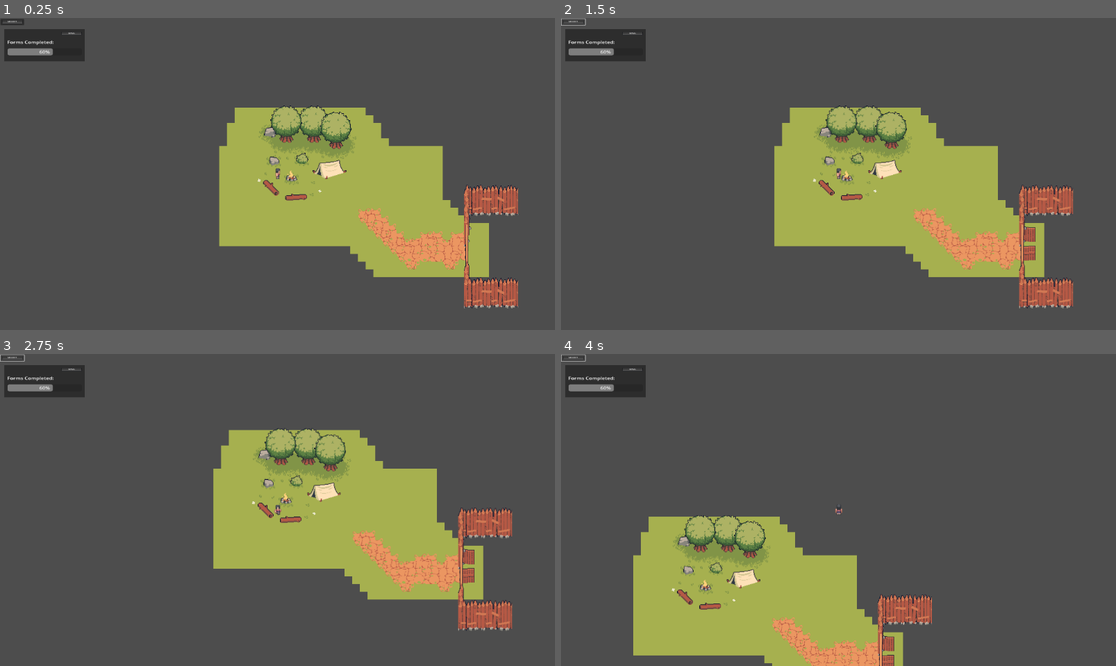
Above: before the commit, frames 1-4 (two rows, left to right).
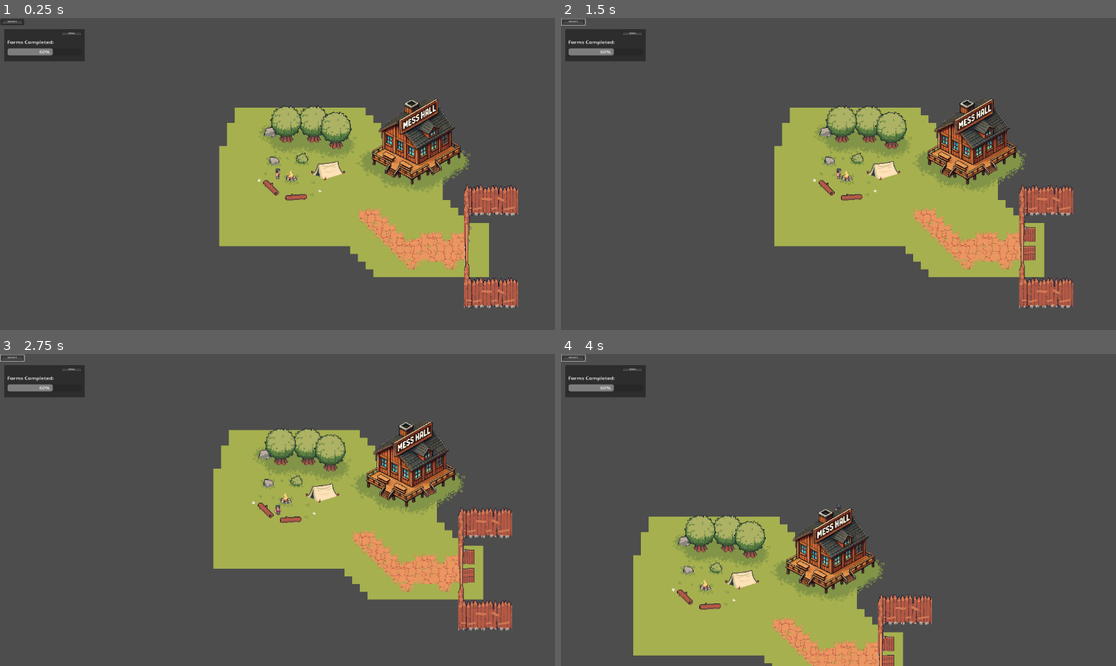
Above: after the commit, the same moments.

Repository: NathanReginato/StaffGame
Game: Godot game, scene res://Sandbox.tscn
Two runs of this game, one before a commit and one after it. Both use one fixed random seed, a clock stepped at 60 frames per second and the inputs below.
Inputs (mouse positions are in pixels of both pictures, inside the frame that each line leads up to):
- Up to frame 1 (0.25 s): no input
- Up to frame 2 (1.5 s): click (572, 21) at 0.52 s; tap Enter at 1.25 s; hold Right (move_right) from 1.28 s (still down)
- Up to frame 3 (2.75 s): tap Space at 2 s; release Right (move_right) at 2.03 s; hold Down (move_down) from 2.03 s (still down)
- Up to frame 4 (4 s): tap Enter at 2.75 s; release Down (move_down) at 2.78 s; hold Right (move_right) 2.78-3.53 s; hold Up (move_up) from 3.53 s (still down)

The runs differ from the first frame. In frame 1, 3.2% of the frame differs, in the area x 56-85%, y 25-56%; in frame 2, 3.2%; in frame 3, 3.2%, in the area x 55-84%, y 21-52%; in frame 4, 3.2%.

Commit message:
add messhall

Diff:
--- a/Sandbox/Sandbox.tscn
+++ b/Sandbox/Sandbox.tscn
@@ -8,6 +8,7 @@
 [ext_resource type="Texture2D" uid="uid://4plsjkxenc5j" path="res://Village Tileset/1.1 Tiles/Tileset2.png" id="20_6hawp"]
 [ext_resource type="Script" path="res://Gate.gd" id="20_8bf70"]
 [ext_resource type="Texture2D" uid="uid://dliy1elthu5r" path="res://Village Tileset/3 Animated Objects/DoubleDoor2.png" id="20_alu50"]
+[ext_resource type="Texture2D" uid="uid://dyrkmnfa8bcl" path="res://One Off Assets/resultmesshall.png" id="26_5qslv"]
 [ext_resource type="Texture2D" uid="uid://deac834vtbre1" path="res://Field Tileset/1 Tiles/FieldsTileset.png" id="65_4sg5m"]
 [ext_resource type="Texture2D" uid="uid://bilo5448unwv1" path="res://Field Tileset/3 Animated Objects/2 Campfire/2.png" id="72_t0ueo"]
 [ext_resource type="Texture2D" uid="uid://bk5c0k21rpixs" path="res://Field Tileset/2 Objects/1 Shadow/3.png" id="73_8x6uv"]
@@ -820,6 +821,10 @@
 
 [node name="Starting Area" type="Node2D" parent="Static Assets"]
 
+[node name="5" type="Sprite2D" parent="Static Assets/Starting Area"]
+position = Vector2(349, 109)
+texture = ExtResource("73_8x6uv")
+
 [node name="Trees" type="StaticBody2D" parent="Static Assets/Starting Area"]
 
 [node name="Tree1" type="Sprite2D" parent="Static Assets/Starting Area/Trees"]
@@ -897,18 +902,6 @@
 [node name="CollisionShape2D" type="CollisionShape2D" parent="Static Assets/Starting Area/CampFireRock"]
 position = Vector2(293, 114)
 shape = SubResource("CircleShape2D_2035h")
-
-[node name="Bush" type="StaticBody2D" parent="Static Assets/Starting Area"]
-metadata/_edit_group_ = true
-
-[node name="3" type="Sprite2D" parent="Static Assets/Starting Area/Bush"]
-position = Vector2(349, 109)
-texture = ExtResource("73_8x6uv")
-
-[node name="Bush" type="Sprite2D" parent="Static Assets/Starting Area/Bush"]
-z_index = 5
-position = Vector2(350, 106)
-texture = ExtResource("76_lox0x")
 
 [node name="2" type="Sprite2D" parent="Static Assets/Starting Area"]
 position = Vector2(301, 140.5)
@@ -965,7 +958,7 @@
 texture = ExtResource("73_8x6uv")
 
 [node name="Tent" type="StaticBody2D" parent="Static Assets/Starting Area"]
-position = Vector2(407, 129)
+position = Vector2(404, 131)
 scale = Vector2(2.63042, 2.38241)
 metadata/_edit_group_ = true
 
@@ -978,6 +971,11 @@
 z_index = 5
 position = Vector2(0, -0.419743)
 polygon = PackedVector2Array(-11.405, 5.8764, -3.42151, 9.23434, 14.0662, 3.35794, 7.98351, -8.81461, -8.74385, -6.29615, -14.0662, 1.25923)
+
+[node name="Bush2" type="Sprite2D" parent="Static Assets/Starting Area"]
+z_index = 5
+position = Vector2(350, 106)
+texture = ExtResource("76_lox0x")
 
 [node name="GateArea" type="Node2D" parent="Static Assets"]
 position = Vector2(620, 182)
@@ -1020,6 +1018,36 @@
 [node name="CollisionPolygon2D2" type="CollisionPolygon2D" parent="Static Assets/GateArea/Walls"]
 polygon = PackedVector2Array(68, 140, 76, 140, 78, 189, 178, 189, 178, 235, 66, 235)
 
+[node name="MessHall" type="Node2D" parent="Static Assets/GateArea"]
+position = Vector2(-18, -16)
+metadata/_edit_group_ = true
+
+[node name="6" type="Sprite2D" parent="Static Assets/GateArea/MessHall"]
+position = Vector2(-93, -52)
+texture = ExtResource("85_5bxpn")
+
+[node name="7" type="Sprite2D" parent="Static Assets/GateArea/MessHall"]
+position = Vector2(-55, -28)
+texture = ExtResource("85_5bxpn")
+
+[node name="8" type="Sprite2D" parent="Static Assets/GateArea/MessHall"]
+position = Vector2(-9, -20)
+texture = ExtResource("85_5bxpn")
+
+[node name="9" type="Sprite2D" parent="Static Assets/GateArea/MessHall"]
+position = Vector2(23.0001, -37)
+texture = ExtResource("85_5bxpn")
+
+[node name="10" type="Sprite2D" parent="Static Assets/GateArea/MessHall"]
+position = Vector2(51, -55)
+texture = ExtResource("85_5bxpn")
+
+[node name="Sprite2D" type="Sprite2D" parent="Static Assets/GateArea/MessHall"]
+z_index = 10
+position = Vector2(-15, -94)
+scale = Vector2(0.345833, 0.320139)
+texture = ExtResource("26_5qslv")
+
 [connection signal="pressed" from="CharacterBody2D/Camera2D/Button" to="CharacterBody2D" method="_on_button_pressed"]
 [connection signal="pressed" from="CharacterBody2D/Camera2D/FormsPop/Button" to="CharacterBody2D/Camera2D" method="_on_button_pressed"]
 [connection signal="body_entered" from="Static Assets/GateArea/Gate" to="Static Assets/GateArea/Gate" method="_on_body_entered"]
Binary file added: Sandbox/One Off Assets/resultmesshall.png
Not shown, added: Sandbox/One Off Assets/resultmesshall.png.import
Not shown: 1 places in Sandbox/Sandbox.tscn that only renumber resources
Not shown, added: .DS_Store
Not shown, changed: Sandbox/.DS_Store
Not shown, changed: Sandbox/Village Tileset/.DS_Store
